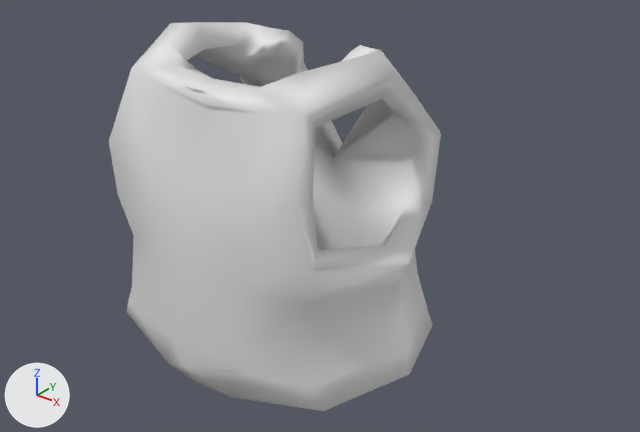
The Blender file Assets/Models/PlayerClothing/Shirt/Vest00/vest00.blend, before and after one commit.
Rendered twice from a 50 mm lens placed at (1.073, -1.197, 1.671), pointed at (0.086, 0.038, 0.906). The axes (+X, +Y, +Z) are drawn at lower left. The lights are the same throughout.

Names of what the first picture shows: 'Player00'.
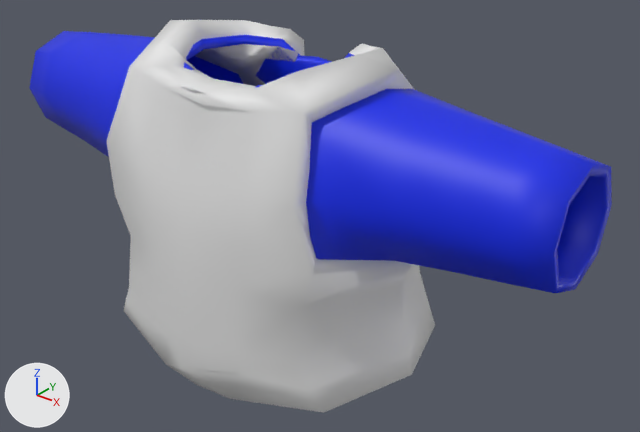
Location of each change, (x1, y1, x2, y2) in pixels of the pictures (640 x 432 px):
'Player00', modifiers changed
    before: (109, 22, 441, 411)
    after: (106, 20, 435, 412)
'Player00.001', added (blue)
    after: (29, 31, 612, 293)

Diff of the bpy script that builds the scene:
```diff
--- a/Assets/Models/PlayerClothing/Shirt/Vest00/vest00.blend.py
+++ b/Assets/Models/PlayerClothing/Shirt/Vest00/vest00.blend.py
@@ mat_material_001 @@
+mat_material_001 = principled_material('Material.001')
+mat_material_001.base_color = (0.0, 0.0196, 0.8)  # blue #0026e7
@@ me_player00_001 @@
+me_player00_001.from_pydata(...)  # 154 vertices, 140 faces; spans x -0.628..0.628, y -0.216..0.208, z 0.629..1.205
+me_player00_001.polygons.foreach_set('use_smooth', [True] * 140)
+me_player00_001.materials.append(mat_material_001)  # blue #0026e7
@@ ob_player00 @@
 _m = ob_player00.modifiers.new('Solidify', 'SOLIDIFY')
-_m.thickness = 0.05
+_m.thickness = 0.055
 _m.offset = 1.0
@@ ob_player00_001 @@
+ob_player00_001 = bpy.data.objects.new('Player00.001', me_player00_001)
+ob_player00_001.location = (0.0, 0.0, 0.0)
+_m = ob_player00_001.modifiers.new('Solidify', 'SOLIDIFY')
+_m.thickness = 0.02
+_m.offset = 1.0
```
